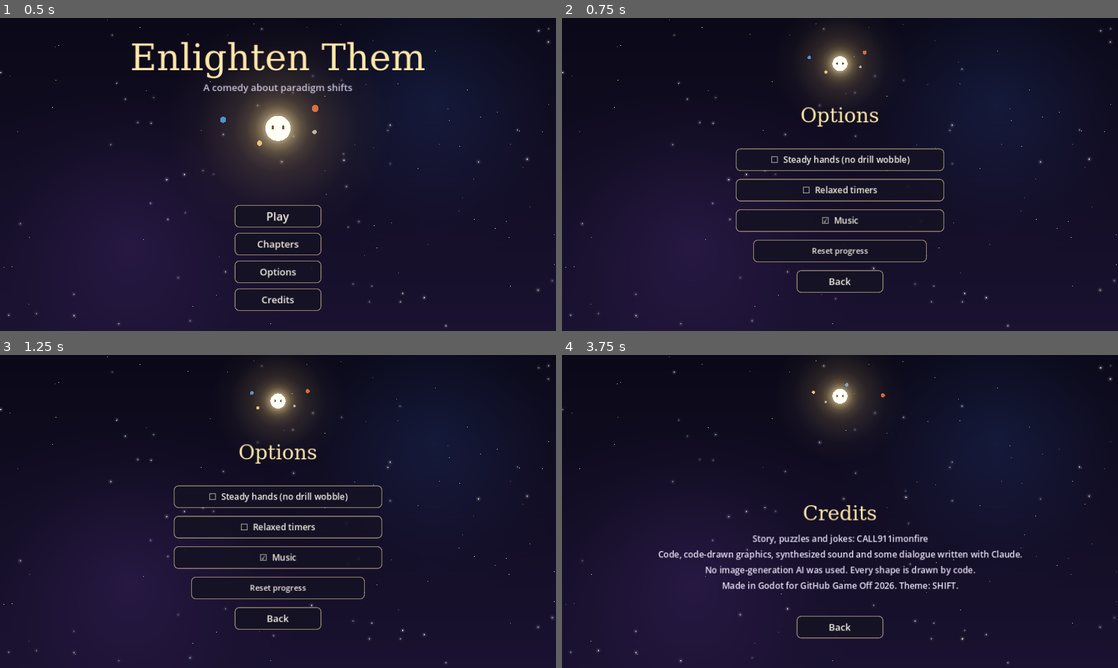
Above: before the commit, frames 1-4 (two rows, left to right).
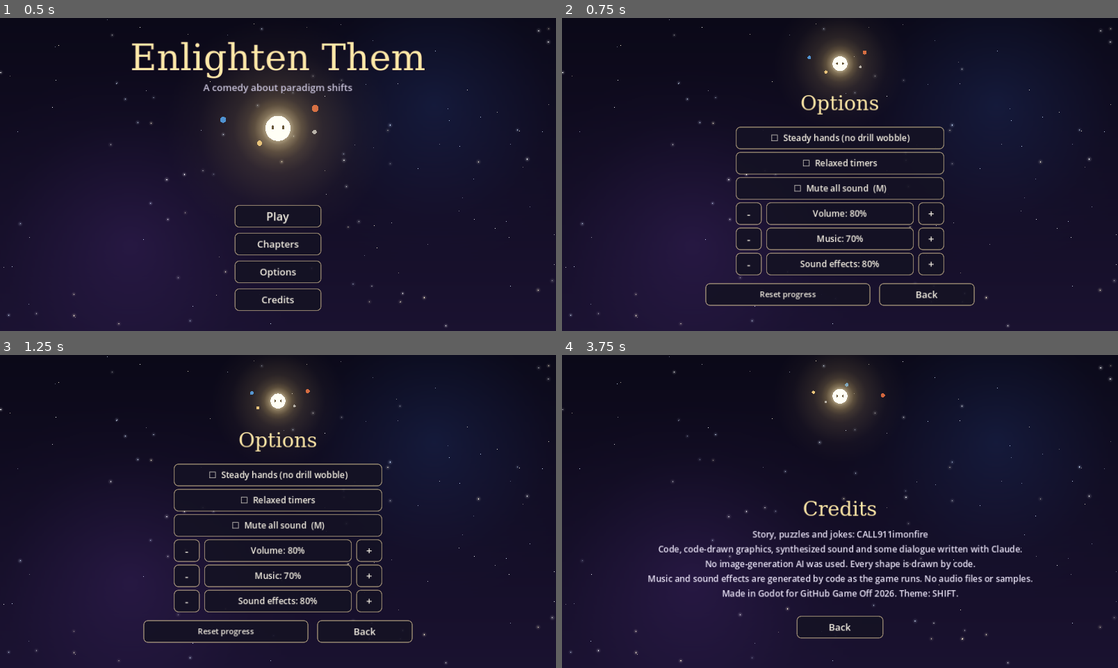
Above: after the commit, the same moments.

Repository: CALL911imonfire/Enlighten_Them
Game: Godot game, scene res://scenes/main.tscn
Two runs of this game, one before a commit and one after it. Both use one fixed random seed, a clock stepped at 60 frames per second and the inputs below.
Inputs (mouse positions are in pixels of both pictures, inside the frame that each line leads up to):
- Up to frame 1 (0.5 s): no input
- Up to frame 2 (0.75 s): click "Options" at 0.5 s
- Up to frame 3 (1.25 s): no input
- Up to frame 4 (3.75 s): click "Reset progress" at 1.25 s; click (751, 549) at 2 s, where only the run after the commit has a clickable "-"; click "Back" at 2.75 s; click "Credits" at 3.5 s

Frame 1 is identical in both runs. In frame 2, 5.6% of the frame differs, in the area x 25-75%, y 24-92%; in frame 3, 5.6%; in frame 4, 6.0%, in the area x 15-85%, y 46-78%.

Commit message:
Add chapter music, typing blips, button clicks, solved stings and volume/mute controls
All audio is synthesized in code: per-chapter music tracks rendered on a worker thread
and crossfaded, Music and SFX buses, volume rows in Options, mute with M or the pause menu.

Co-Authored-By: Claude Opus 5.5 <noreply@anthropic.com>

Diff:
--- a/scripts/core/dialog.gd
+++ b/scripts/core/dialog.gd
@@ -213,8 +213,13 @@
 			_shown = _text.length()
 			advance()
 	if _panel.visible and _shown < _text.length():
+		var before := int(_shown)
 		_shown = minf(_text.length(), _shown + dt * 46.0)
 		_body.visible_characters = int(_shown)
+		for c in range(before, int(_shown)):
+			if c % 3 == 2 and _text[c] != " ":
+				Sfx.type_blip(_speaker, _text[c])
+				break
 	elif _panel.visible:
 		_body.visible_characters = -1
 	if _panel.visible and not _is_quip:
--- a/scripts/core/game.gd
+++ b/scripts/core/game.gd
@@ -25,7 +25,7 @@
 var carl := {}
 var carl_made := false
 
-var settings := {"steady_hands": false, "relaxed": false, "music": true}
+var settings := {"steady_hands": false, "relaxed": false, "vol_master": 0.8, "vol_music": 0.7, "vol_sfx": 0.8, "muted": false}
 var reached := 1          # furthest chapter unlocked
 var current := 0
 var transitioning := false
--- a/scripts/core/main.gd
+++ b/scripts/core/main.gd
@@ -77,19 +77,42 @@
 			_toggle_pause()
 			Dialog.clear()
 			Game.start(0)],
+		["", func():
+			Sfx.toggle_mute()
+			_mute_btn.text = _mute_label()],
 	]
 	for i in items.size():
 		var b := Button.new()
 		b.text = items[i][0]
-		b.position = Vector2(490, 270 + i * 70)
+		b.position = Vector2(490, 260 + i * 70)
 		b.size = Vector2(300, 54)
+		b.focus_mode = Control.FOCUS_NONE
 		b.add_theme_font_size_override("font_size", 22)
+		b.pressed.connect(Sfx.click)
 		b.pressed.connect(items[i][1])
 		_pause.add_child(b)
+		_mute_btn = b
+	_mute_btn.text = _mute_label()
+	var tip := Label.new()
+	tip.text = "Volume settings are under Options on the title screen."
+	tip.position = Vector2(0, 560)
+	tip.size = Vector2(1280, 30)
+	tip.horizontal_alignment = HORIZONTAL_ALIGNMENT_CENTER
+	tip.add_theme_font_size_override("font_size", 16)
+	tip.add_theme_color_override("font_color", Color(0.9, 0.88, 0.96, 0.6))
+	_pause.add_child(tip)
+
+
+var _mute_btn: Button
+
+
+func _mute_label() -> String:
+	return "Sound: off  (M)" if Sfx.muted() else "Sound: on  (M)"
 
 
 func _toggle_pause() -> void:
 	_pause.visible = not _pause.visible
+	_mute_btn.text = _mute_label()
 	get_tree().paused = _pause.visible
 
 
--- a/scripts/core/sfx.gd
+++ b/scripts/core/sfx.gd
@@ -1,6 +1,9 @@
 extends Node
 ## Sound effects and music, all synthesized in code (autoload "Sfx").
 ## tone() and noise() build short WAV streams on the fly and cache them.
+## Music is composed per chapter from chords, bass, arpeggios and soft drums,
+## rendered on a worker thread, and crossfaded between chapters.
+## Volume runs through three buses (Master, Music, SFX); M mutes everything.
 
 const RATE := 22050
 const POOL := 12
@@ -9,22 +12,78 @@
 var _next := 0
 var _cache := {}
 var _loops := {}          # name -> AudioStreamPlayer for looping sounds
-var _music: AudioStreamPlayer
+var _pending: Array = []  # delayed sounds: [time_left, callable]
+
+var _music: AudioStreamPlayer       # the track playing now
+var _music_old: AudioStreamPlayer   # the track fading out
 var _music_key := ""
-var _pending: Array = []  # delayed sounds: [time_left, callable]
+var _want_music := -1               # chapter whose music should be playing
+var _rendering := -1                # chapter being rendered on the worker thread
+var _render_queue: Array[int] = []
+var _task := -1
+var _abort := false                 # set when the game quits mid-render
+var _bus_music := 0
+var _bus_sfx := 0
+var _toast: Label
+var _toast_t := 0.0
 
 
 func _ready() -> void:
+	process_mode = Node.PROCESS_MODE_ALWAYS
+	_bus_music = _make_bus("Music")
+	_bus_sfx = _make_bus("SFX")
 	for i in POOL:
 		var p := AudioStreamPlayer.new()
+		p.bus = "SFX"
 		add_child(p)
 		_players.append(p)
-	_music = AudioStreamPlayer.new()
-	_music.volume_db = -14.0
-	add_child(_music)
+	_music = _new_music_player()
+	_music_old = _new_music_player()
+	# older saves had a plain "music" on/off switch
+	if Game.settings.has("music"):
+		if not Game.settings.music:
+			Game.settings["vol_music"] = 0.0
+		Game.settings.erase("music")
+	apply_volume()
+	var layer := CanvasLayer.new()
+	layer.layer = 40
+	add_child(layer)
+	_toast = Label.new()
+	_toast.position = Vector2(980, 14)
+	_toast.size = Vector2(284, 30)
+	_toast.horizontal_alignment = HORIZONTAL_ALIGNMENT_RIGHT
+	_toast.mouse_filter = Control.MOUSE_FILTER_IGNORE
+	_toast.add_theme_font_size_override("font_size", 18)
+	_toast.add_theme_color_override("font_color", Color("ffe9a8"))
+	_toast.add_theme_color_override("font_outline_color", Color(0, 0, 0, 0.85))
+	_toast.add_theme_constant_override("outline_size", 5)
+	_toast.modulate.a = 0.0
+	layer.add_child(_toast)
+	whoosh(false)  # build the transition sound now so the first zoom doesn't stutter
+
+
+func _make_bus(bus_name: String) -> int:
+	var i := AudioServer.get_bus_index(bus_name)
+	if i == -1:
+		AudioServer.add_bus()
+		i = AudioServer.bus_count - 1
+		AudioServer.set_bus_name(i, bus_name)
+		AudioServer.set_bus_send(i, "Master")
+	return i
+
+
+func _new_music_player() -> AudioStreamPlayer:
+	var p := AudioStreamPlayer.new()
+	p.bus = "Music"
+	p.volume_db = -80.0
+	add_child(p)
+	return p
 
 
 func _process(dt: float) -> void:
+	_toast_t = maxf(0.0, _toast_t - dt)
+	_toast.modulate.a = clampf(_toast_t * 2.0, 0.0, 1.0)
+	_fade_music(dt)
 	var i := 0
 	while i < _pending.size():
 		_pending[i][0] -= dt
@@ -34,6 +93,54 @@
 			c.call()
 		else:
 			i += 1
+
+
+# ---------------------------------------------------------------- volume
+## Settings: vol_master, vol_music, vol_sfx (0..1) and muted.
+func vol(k: String) -> float:
+	var d := 0.7 if k == "vol_music" else 0.8
+	return clampf(float(Game.settings.get(k, d)), 0.0, 1.0)
+
+
+func set_vol(k: String, v: float) -> void:
+	Game.settings[k] = snappedf(clampf(v, 0.0, 1.0), 0.1)
+	if Game.settings[k] > 0.0 and muted():
+		Game.settings["muted"] = false
+	apply_volume()
+	Game.save_game()
+
+
+func muted() -> bool:
+	return Game.settings.get("muted", false)
+
+
+func toggle_mute() -> void:
+	Game.settings["muted"] = not muted()
+	apply_volume()
+	Game.save_game()
+	_show_toast("Sound off  (M)" if muted() else "Sound on  (M)")
+	if not muted():
+		click()
+
+
+func apply_volume() -> void:
+	var pairs := [[0, "vol_master"], [_bus_music, "vol_music"], [_bus_sfx, "vol_sfx"]]
+	for pr in pairs:
+		var v := vol(pr[1])
+		AudioServer.set_bus_volume_db(pr[0], linear_to_db(maxf(v, 0.0001)))
+		AudioServer.set_bus_mute(pr[0], v <= 0.0)
+	if muted():
+		AudioServer.set_bus_mute(0, true)
+
+
+func _show_toast(s: String) -> void:
+	_toast.text = s
+	_toast_t = 1.6
+
+
+func _input(event: InputEvent) -> void:
+	if event is InputEventKey and event.pressed and not event.echo and event.keycode == KEY_M:
+		toggle_mute()
 
 
 # ---------------------------------------------------------------- synthesis
@@ -106,41 +213,62 @@
 	return _to_stream(out)
 
 
-func _play(stream: AudioStream, vol: float, delay := 0.0) -> void:
+func _play(stream: AudioStream, v: float, delay := 0.0) -> void:
 	if delay > 0.0:
-		_pending.append([delay, _play.bind(stream, vol, 0.0)])
+		_pending.append([delay, _play.bind(stream, v, 0.0)])
 		return
 	var p := _players[_next]
 	_next = (_next + 1) % POOL
 	p.stream = stream
-	p.volume_db = linear_to_db(clampf(vol, 0.0001, 2.0))
+	p.volume_db = linear_to_db(clampf(v, 0.0001, 2.0))
 	p.play()
 
 
 # ---------------------------------------------------------------- public sounds
 ## vol uses the same scale as the prototypes (0.03 to 0.1 is normal).
-func tone(freq: float, dur: float, vol := 0.05, kind := "triangle", delay := 0.0) -> void:
+func tone(freq: float, dur: float, v := 0.05, kind := "triangle", delay := 0.0) -> void:
 	var key := "t%d_%d_%s" % [int(freq), int(dur * 100), kind]
 	if not _cache.has(key):
 		_cache[key] = _make_tone(freq, dur, kind)
-	_play(_cache[key], vol * 7.0, delay)
-
-
-func noise(dur: float, freq := 800.0, vol := 0.5, kind := "band", delay := 0.0) -> void:
+	_play(_cache[key], v * 7.0, delay)
+
+
+func noise(dur: float, freq := 800.0, v := 0.5, kind := "band", delay := 0.0) -> void:
 	var key := "n%d_%d_%s" % [int(dur * 100), int(freq), kind]
 	if not _cache.has(key):
 		_cache[key] = _make_noise(dur, freq, kind)
-	_play(_cache[key], vol * 0.9, delay)
-
-
-func blip(speaker := "light") -> void:
+	_play(_cache[key], v * 0.9, delay)
+
+
+func _voice(speaker: String) -> float:
 	match speaker:
 		"carl":
-			tone(330, 0.05, 0.03)
+			return 330.0
 		"lib":
-			tone(250, 0.05, 0.03)
-		_:
-			tone(520, 0.05, 0.03)
+			return 250.0
+	return 520.0
+
+
+## The little sound when a new line of dialogue appears.
+func blip(speaker := "light") -> void:
+	tone(_voice(speaker), 0.05, 0.03)
+
+
+## A soft typing tick while dialogue writes itself out; the pitch wobbles with the letter.
+func type_blip(speaker: String, ch: String) -> void:
+	var steps := [1.0, 1.122, 0.891, 1.26]
+	var f: float = _voice(speaker) * steps[ch.unicode_at(0) % steps.size()]
+	var kind := "square" if speaker == "carl" else ("sawtooth" if speaker == "lib" else "triangle")
+	var key := "b%d_%s" % [int(f), kind]
+	if not _cache.has(key):
+		_cache[key] = _make_tone(f, 0.035, kind)
+	_play(_cache[key], 0.07 if kind == "triangle" else 0.035)
+
+
+## Button press.
+func click() -> void:
+	tone(1250, 0.025, 0.03, "square")
+	noise(0.03, 3000, 0.25, "high")
 
 
 func boom(scale := 1.0) -> void:
@@ -148,19 +276,46 @@
 	tone(60, 1.5 * scale, 0.2 * scale, "sine")
 
 
+## Puzzle solved: a bright rising arpeggio with a sparkle on top.
 func chime() -> void:
-	for i in 4:
-		tone([523, 659, 784, 1046][i], 0.45, 0.06, "triangle", i * 0.12)
-
-
-func whoosh() -> void:
-	noise(1.2, 900, 0.5, "band")
-	tone(180, 1.0, 0.03, "sine")
+	var notes := [523.3, 659.3, 784.0, 1046.5, 1318.5]
+	for i in notes.size():
+		tone(notes[i], 0.5, 0.055, "triangle", i * 0.08)
+	tone(130.8, 0.9, 0.08, "sine")
+	tone(196.0, 0.9, 0.05, "sine", 0.32)
+	var sparkle := [2093.0, 2637.0, 3136.0, 2637.0]
+	for i in sparkle.size():
+		tone(sparkle[i], 0.18, 0.018, "sine", 0.42 + i * 0.07)
+
+
+func solved() -> void:
+	chime()
+
+
+## Chapter transition: rushing air and a rising tone as the camera zooms in.
+func whoosh(play := true) -> void:
+	var key := "whoosh"
+	if not _cache.has(key):
+		var dur := 1.6
+		var n := int(dur * RATE)
+		var out := PackedFloat32Array()
+		out.resize(n)
+		var lp := 0.0
+		var ph := 0.0
+		for i in n:
+			var k := float(i) / n
+			var env := sin(k * PI) * sin(k * PI)
+			lp += lerpf(0.02, 0.35, k) * ((randf() * 2.0 - 1.0) - lp)
+			ph += lerpf(140.0, 620.0, k * k) / RATE
+			out[i] = lp * env * 1.2 + sin(ph * TAU) * env * 0.16
+		_cache[key] = _to_stream(out)
+	if play:
+		_play(_cache[key], 0.6)
 
 
 ## Looping sounds (drill buzz, modem hiss). vol 0 stops it.
-func loop(name: String, freq: float, kind: String, vol: float) -> void:
-	if vol <= 0.0:
+func loop(name: String, freq: float, kind: String, v: float) -> void:
+	if v <= 0.0:
 		if _loops.has(name):
 			_loops[name].stop()
 		return
@@ -182,6 +337,7 @@
 		p = _loops[name]
 	else:
 		p = AudioStreamPlayer.new()
+		p.bus = "SFX"
 		add_child(p)
 		_loops[name] = p
 	if p.stream != _cache[key]:
@@ -189,7 +345,7 @@
 		p.play()
 	elif not p.playing:
 		p.play()
-	p.volume_db = linear_to_db(vol)
+	p.volume_db = linear_to_db(v)
 
 
 func stop_loops() -> void:
@@ -198,7 +354,8 @@
 
 
 # ---------------------------------------------------------------- music
-## A soft looping pad per chapter: four slow chords, generated once.
+## Four chords per chapter (one bar each). The loop plays them twice, the second
+## time with the melody an octave up.
 const MOODS := {
 	0: [[261.6, 329.6, 392.0], [220.0, 261.6, 329.6], [174.6, 220.0, 261.6], [196.0, 246.9, 293.7]],
 	1: [[130.8, 196.0, 261.6], [116.5, 174.6, 233.1], [103.8, 155.6, 207.7], [116.5, 174.6, 233.1]],
@@ -213,44 +370,204 @@
 	10: [[110.0, 130.8, 164.8], [98.0, 123.5, 146.8], [87.3, 110.0, 130.8], [82.4, 103.8, 123.5]],
 }
 
+## How each chapter's track is played.
+## bpm; arp: which chord tone plays on each eighth note (-1 rest, 3 octave);
+## lead: melody wave; drums: 0 none, 1 soft shaker, 2 kick and shaker.
+const STYLES := {
+	0: {"bpm": 66, "arp": [0, 1, 2, 3, 2, 1, -1, -1], "lead": "sine", "drums": 0},
+	1: {"bpm": 58, "arp": [0, -1, 2, -1, 3, -1, 2, -1], "lead": "sine", "drums": 0},
+	2: {"bpm": 92, "arp": [0, 2, 1, 2, 0, 2, 3, 2], "lead": "triangle", "drums": 1},
+	3: {"bpm": 76, "arp": [0, -1, 1, 2, -1, 1, 3, -1], "lead": "triangle", "drums": 1},
+	4: {"bpm": 96, "arp": [0, 1, 2, 1, 3, 2, 1, 2], "lead": "triangle", "drums": 2},
+	5: {"bpm": 108, "arp": [0, 2, 3, 2, 1, 2, 3, 2], "lead": "square", "drums": 2},
+	6: {"bpm": 84, "arp": [3, 2, 1, 0, 1, 2, -1, -1], "lead": "triangle", "drums": 1},
+	7: {"bpm": 96, "arp": [0, 0, 2, 0, 3, 0, 2, 1], "lead": "square", "drums": 2},
+	8: {"bpm": 112, "arp": [0, 3, 1, 3, 2, 3, 1, 3], "lead": "square", "drums": 2},
+	9: {"bpm": 100, "arp": [0, 1, 2, 3, 0, 1, 2, 3], "lead": "sawtooth", "drums": 2},
+	10: {"bpm": 54, "arp": [0, -1, -1, 2, -1, -1, 3, -1], "lead": "sine", "drums": 0},
+}
+
+const MUSIC_DB := -12.0
+
 
 func music_for(chapter: int) -> void:
-	if not settings_music():
-		_music.stop()
-		_music_key = ""
+	_want_music = chapter
+	if Game.autotest:
 		return
 	var key := "m%d" % chapter
 	if key == _music_key:
 		return
+	if _cache.has(key):
+		_start_track(key)
+	else:
+		_queue_render(chapter, true)
+
+
+func settings_music() -> bool:
+	return vol("vol_music") > 0.0
+
+
+func _start_track(key: String) -> void:
 	_music_key = key
-	if not _cache.has(key):
-		_cache[key] = _make_pad(MOODS.get(chapter, MOODS[0]))
+	var tmp := _music_old
+	_music_old = _music
+	_music = tmp
 	_music.stream = _cache[key]
+	_music.volume_db = -60.0
 	_music.play()
 
 
-func settings_music() -> bool:
-	return Game.settings.get("music", true)
-
-
-func _make_pad(chords: Array) -> AudioStreamWAV:
-	var per := 4.0
-	var n := int(per * chords.size() * RATE)
-	var out := PackedFloat32Array()
-	out.resize(n)
-	var per_n := int(per * RATE)
+func _fade_music(dt: float) -> void:
+	if _music.playing:
+		_music.volume_db = minf(MUSIC_DB, _music.volume_db + dt * 30.0)
+	if _music_old.playing:
+		_music_old.volume_db -= dt * 30.0
+		if _music_old.volume_db < -60.0:
+			_music_old.stop()
+
+
+func _queue_render(chapter: int, urgent := false) -> void:
+	if _cache.has("m%d" % chapter) or chapter == _rendering:
+		return
+	_render_queue.erase(chapter)
+	if urgent:
+		_render_queue.push_front(chapter)
+	else:
+		_render_queue.append(chapter)
+	_render_next()
+
+
+func _render_next() -> void:
+	if _rendering != -1 or _render_queue.is_empty():
+		return
+	_rendering = _render_queue.pop_front()
+	var ch := _rendering
+	_task = WorkerThreadPool.add_task(func():
+		var bytes := _compose(ch)
+		if not _abort:
+			_track_done.call_deferred(ch, bytes))
+
+
+func _exit_tree() -> void:
+	_abort = true
+	if _task != -1:
+		WorkerThreadPool.wait_for_task_completion(_task)
+		_task = -1
+
+
+func _track_done(ch: int, bytes: PackedByteArray) -> void:
+	if _abort:
+		return
+	WorkerThreadPool.wait_for_task_completion(_task)
+	_task = -1
+	var s := AudioStreamWAV.new()
+	s.format = AudioStreamWAV.FORMAT_16_BITS
+	s.mix_rate = RATE
+	s.data = bytes
+	s.loop_mode = AudioStreamWAV.LOOP_FORWARD
+	s.loop_begin = 0
+	s.loop_end = bytes.size() / 2
+	_cache["m%d" % ch] = s
+	_rendering = -1
+	if ch == _want_music and _music_key != "m%d" % ch:
+		_start_track("m%d" % ch)
+	# get the next chapter's track ready before the player gets there
+	var nxt := (ch + 1) % MOODS.size()
+	if not _cache.has("m%d" % nxt) and nxt != _want_music:
+		_queue_render(nxt)
+	_render_next()
+
+
+## Runs on a worker thread, so it only touches its own arrays.
+func _compose(ch: int) -> PackedByteArray:
+	var chords: Array = MOODS.get(ch, MOODS[0])
+	var st: Dictionary = STYLES.get(ch, STYLES[0])
+	var beat := 60.0 / float(st.bpm)
+	var bar := beat * 4.0
+	var bars := chords.size() * 2
+	var n := int(bar * bars * RATE)
+	var buf := PackedFloat32Array()
+	buf.resize(n)
+	var rng := RandomNumberGenerator.new()
+	rng.seed = 1000 + ch
+	# pad: the chord, swelling in and out over each bar
+	var bar_n := bar * RATE
 	for i in n:
+		if i % 8192 == 0 and _abort:
+			return PackedByteArray()
 		var t := float(i) / RATE
-		var ci := int(i / per_n)
-		var local := float(i % per_n) / per_n
-		var env := sin(local * PI)
-		env = env * env * 0.9 + 0.1
+		var bi := int(i / bar_n) % chords.size()
+		var local := fmod(float(i), bar_n) / bar_n
+		var env := sin(local * PI) * 0.8 + 0.2
+		var chord: Array = chords[bi]
 		var v := 0.0
-		var chord: Array = chords[ci]
-		for j in chord.size():
-			var f: float = chord[j]
-			v += sin(TAU * f * t) * 0.5 + sin(TAU * f * 2.003 * t) * 0.12
-		# a slow shimmer on top
-		v += sin(TAU * chord[2] * 2.0 * t) * 0.05 * (0.5 + 0.5 * sin(t * 0.7))
-		out[i] = v * env * 0.12
-	return _to_stream(out, true)
+		for f in chord:
+			v += sin(TAU * f * t) * 0.5 + sin(TAU * f * 2.003 * t) * 0.1
+		buf[i] = v * env * 0.07
+	var lead: String = st.lead
+	var arp: Array = st.arp
+	var lead_vol := 0.12 if lead == "sine" else (0.09 if lead == "triangle" else 0.045)
+	for b in bars:
+		var chord: Array = chords[b % chords.size()]
+		var t0 := b * bar
+		var up := 2.0 if b >= chords.size() else 1.0
+		# bass on beats one and three
+		_note(buf, t0, chord[0] * 0.5, beat * 1.8, 0.22, "sine", 2.2)
+		_note(buf, t0 + beat * 2.0, chord[0] * 0.5, beat * 1.5, 0.18, "sine", 2.5)
+		if st.drums == 2:
+			_note(buf, t0 + beat * 3.5, chord[1] * 0.5, beat * 0.5, 0.12, "triangle", 5.0)
+		# melody: an arpeggio over the chord
+		for e in 8:
+			var idx: int = arp[e]
+			if idx < 0:
+				continue
+			var f: float = chord[0] * 2.0 if idx == 3 else chord[idx]
+			f *= up if ch == 10 else 2.0 * up
+			var acc := 1.0 if e % 2 == 0 else 0.75
+			_note(buf, t0 + e * beat * 0.5, f, beat * 0.9, lead_vol * acc, lead, 4.0)
+		if st.drums >= 1:
+			for e in 8:
+				_hat(buf, t0 + e * beat * 0.5, 0.05 if e % 2 == 1 else 0.025, rng)
+		if st.drums == 2:
+			_kick(buf, t0)
+			_kick(buf, t0 + beat * 2.0)
+			_hat(buf, t0 + beat, 0.08, rng, 0.12)
+			_hat(buf, t0 + beat * 3.0, 0.08, rng, 0.12)
+	var bytes := PackedByteArray()
+	bytes.resize(n * 2)
+	for i in n:
+		bytes.encode_s16(i * 2, int(clampf(buf[i] * 1.3, -1.0, 1.0) * 32767.0))
+	return bytes
+
+
+## Adds one note into the loop buffer. Tails wrap around so the loop is seamless.
+func _note(buf: PackedFloat32Array, start: float, freq: float, dur: float, v: float, kind: String, decay: float) -> void:
+	var n := buf.size()
+	var s0 := int(start * RATE)
+	for j in int((dur + 0.05) * RATE):
+		var t := float(j) / RATE
+		var env := minf(1.0, t / 0.006) * exp(-decay * t / dur)
+		if t > dur:
+			env *= maxf(0.0, 1.0 - (t - dur) / 0.05)
+		buf[(s0 + j) % n] += _wave(kind, freq * t) * env * v
+
+
+func _kick(buf: PackedFloat32Array, start: float) -> void:
+	var n := buf.size()
+	var s0 := int(start * RATE)
+	var ph := 0.0
+	for j in int(0.22 * RATE):
+		var t := float(j) / RATE
+		ph += lerpf(120.0, 45.0, minf(1.0, t / 0.12)) / RATE
+		buf[(s0 + j) % n] += sin(ph * TAU) * exp(-t * 18.0) * 0.32
+
+
+func _hat(buf: PackedFloat32Array, start: float, v: float, rng: RandomNumberGenerator, dur := 0.04) -> void:
+	var n := buf.size()
+	var s0 := int(start * RATE)
+	var lp := 0.0
+	for j in int(dur * RATE):
+		var t := float(j) / RATE
+		var w := rng.randf() * 2.0 - 1.0
+		lp += 0.5 * (w - lp)
+		buf[(s0 + j) % n] += (w - lp) * exp(-t * 4.0 / dur) * v
--- a/scripts/core/stage.gd
+++ b/scripts/core/stage.gd
@@ -155,6 +155,7 @@
 	b.add_theme_color_override("font_disabled_color", Color(1, 1, 1, 0.35))
 	b.pressed.connect(func():
 		if not busy():
+			Sfx.click()
 			cb.call())
 	add_child(b)
 	return b
--- a/scripts/scenes/dialup.gd
+++ b/scripts/scenes/dialup.gd
@@ -236,8 +236,7 @@
 func _solved() -> void:
 	phase = "won"
 	hint_btn.visible = false
-	Sfx.tone(660, 0.15, 0.05)
-	Sfx.tone(880, 0.2, 0.05, "triangle", 0.12)
+	Sfx.chime()
 	if era_i < 2:
 		mail = 0.0
 		mail_pts = _mail_path()
--- a/scripts/scenes/orbits.gd
+++ b/scripts/scenes/orbits.gd
@@ -257,6 +257,7 @@
 
 
 func _finish() -> void:
+	Sfx.chime()
 	await wait(3.2)
 	while Dialog.busy():
 		await wait(0.2)
--- a/scripts/scenes/title.gd
+++ b/scripts/scenes/title.gd
@@ -52,22 +52,39 @@
 		"options":
 			_toggle("Steady hands (no drill wobble)", "steady_hands", 0)
 			_toggle("Relaxed timers", "relaxed", 1)
-			_toggle("Music", "music", 2)
-			_btn("Reset progress" if not confirm_reset else "Really reset? Click again", Vector2(440, 510), 400, _reset, 18)
-			_btn("Back", Vector2(540, 580), 200, func(): _go("main"))
+			_toggle("Mute all sound  (M)", "muted", 2)
+			_volume("Volume", "vol_master", 3)
+			_volume("Music", "vol_music", 4)
+			_volume("Sound effects", "vol_sfx", 5)
+			_btn("Reset progress" if not confirm_reset else "Really reset? Click again", Vector2(330, 610), 380, _reset, 18)
+			_btn("Back", Vector2(730, 610), 220, func(): _go("main"))
 		"credits":
 			_btn("Back", Vector2(540, 600), 200, func(): _go("main"))
 
 
 func _toggle(label: String, k: String, i: int) -> void:
 	var on: bool = Game.settings.get(k, false)
-	_btn(("☑  " if on else "☐  ") + label, Vector2(400, 300 + i * 70), 480, func():
-		Game.settings[k] = not Game.settings.get(k, false)
-		Game.save_game()
-		if k == "music":
-			Sfx._music_key = ""
-			Sfx.music_for(0)
+	_btn(("☑  " if on else "☐  ") + label, Vector2(400, 250 + i * 58), 480, func():
+		if k == "muted":
+			Sfx.toggle_mute()
+		else:
+			Game.settings[k] = not Game.settings.get(k, false)
+			Game.save_game()
 		_build_menu(), 20)
+
+
+## A volume row:  [ - ]  Music: 70%  [ + ]
+func _volume(label: String, k: String, i: int) -> void:
+	var y := 250 + i * 58
+	var v := Sfx.vol(k)
+	var mid := _btn("%s: %d%%" % [label, roundi(v * 100.0)] if v > 0.0 else "%s: off" % label, Vector2(470, y), 340, func(): pass, 20)
+	mid.mouse_filter = Control.MOUSE_FILTER_IGNORE
+	_btn("-", Vector2(400, y), 60, func():
+		Sfx.set_vol(k, Sfx.vol(k) - 0.1)
+		_build_menu(), 24, v > 0.0)
+	_btn("+", Vector2(820, y), 60, func():
+		Sfx.set_vol(k, Sfx.vol(k) + 0.1)
+		_build_menu(), 24, v < 1.0)
 
 
 var confirm_reset := false
@@ -85,7 +102,6 @@
 
 func _go(m: String) -> void:
 	confirm_reset = false
-	Sfx.tone(600, 0.05, 0.04)
 	menu = m
 	_build_menu()
 
@@ -144,14 +160,15 @@
 		"chapters":
 			Art.text(self, Vector2(640, 200), "Chapters", 46, Color("ffe9a8"), 0, Art.serif())
 		"options":
-			Art.text(self, Vector2(640, 240), "Options", 46, Color("ffe9a8"), 0, Art.serif())
+			Art.text(self, Vector2(640, 212), "Options", 46, Color("ffe9a8"), 0, Art.serif())
 		"credits":
-			Art.text(self, Vector2(640, 380), "Credits", 46, Color("ffe9a8"), 0, Art.serif())
+			Art.text(self, Vector2(640, 370), "Credits", 46, Color("ffe9a8"), 0, Art.serif())
 			var lines := [
 				"Story, puzzles and jokes: CALL911imonfire",
 				"Code, code-drawn graphics, synthesized sound and some dialogue written with Claude.",
 				"No image-generation AI was used. Every shape is drawn by code.",
+				"Music and sound effects are generated by code as the game runs. No audio files or samples.",
 				"Made in Godot for GitHub Game Off 2026. Theme: SHIFT.",
 			]
 			for i in lines.size():
-				Art.text(self, Vector2(640, 430 + i * 36), lines[i], 20, Color("e8e2f5"), 0)
+				Art.text(self, Vector2(640, 420 + i * 34), lines[i], 20, Color("e8e2f5"), 0)
--- /dev/null
+++ b/tools/render_music.gd
@@ -0,0 +1,27 @@
+extends SceneTree
+## Developer tool: renders every chapter's music to WAV files and prints peak levels.
+##   godot --headless -s res://tools/render_music.gd -- --out=C:/some/folder
+func _init() -> void:
+	var out := ""
+	for a in OS.get_cmdline_user_args():
+		if a.begins_with("--out="):
+			out = a.substr(6)
+	var s = load("res://scripts/core/sfx.gd").new()
+	for ch in 11:
+		var b: PackedByteArray = s._compose(ch)
+		var peak := 0
+		var clip := 0
+		for i in range(0, b.size(), 2):
+			var v := absi(b.decode_s16(i))
+			peak = maxi(peak, v)
+			if v >= 32767:
+				clip += 1
+		print("ch %d: %.1fs, peak %.2f, clipped %d" % [ch, b.size() / 44100.0, peak / 32767.0, clip])
+		if out != "":
+			var w := AudioStreamWAV.new()
+			w.format = AudioStreamWAV.FORMAT_16_BITS
+			w.mix_rate = 22050
+			w.data = b
+			w.save_to_wav("%s/music_ch%02d.wav" % [out, ch])
+	s.free()
+	quit()
